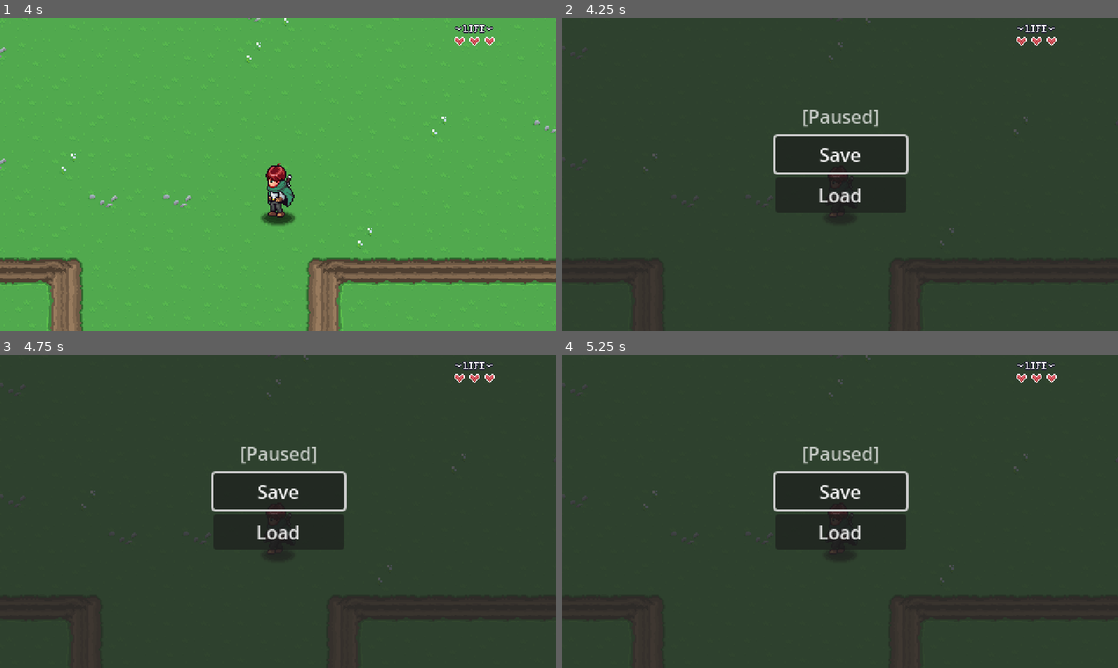
Above: before the commit, frames 1-4 (two rows, left to right).
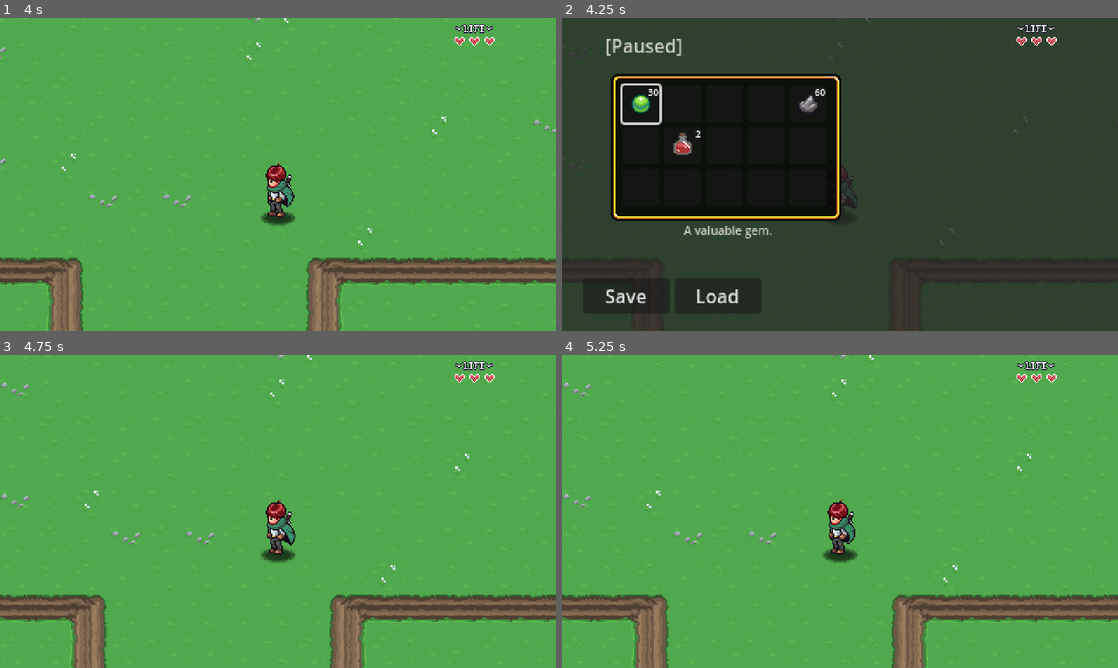
Above: after the commit, the same moments.

Repository: Tonkadora/ARPG
Game: Godot game, scene res://Levels/Area01/01.tscn
Same seed, same stepped clock (60 frames per second), same inputs: the game is played once before the commit and once after it.
Inputs (mouse positions are in pixels of both pictures, inside the frame that each line leads up to):
- Up to frame 1 (4 s): tap Enter at 0.5 s; hold Right (move_right) 0.53-1.28 s; hold Space (attack) 0.53-1.28 s; hold Down (move_down) 1.28-2.03 s; tap Space (attack) at 1.35, 2.85 s; hold Right (move_right) 2.03-2.78 s; hold Space (attack) 2.03-2.78 s; hold Up (move_up) 2.78-3.53 s; hold Left (move_left) from 3.53 s (still down); hold Space (attack) from 3.53 s (still down)
- Up to frame 2 (4.25 s): keep holding Left (move_left); keep holding Space (attack); tap Escape (pause) at 4.15 s
- Up to frame 3 (4.75 s): release Left (move_left) at 4.25 s; release Space (attack) at 4.25 s; click "Save" at 4.25 s
- Up to frame 4 (5.25 s): click (840, 530) at 5 s, where only the run before the commit has a clickable "Load"

Frame 1 is identical in both runs. In frame 2, 20% of the frame differs, in the area x 3-63%, y 6-95%; in frame 3, 100%; in frame 4, 100%, in the area x 0-100%, y 0-100%.

Commit message:
inventory system

Diff:
--- a/00_Globals/player_manager.gd
+++ b/00_Globals/player_manager.gd
@@ -15,6 +15,12 @@
 	add_child(player)
 
 
+func set_health(hp: int, max_hp: int) -> void:
+	player.max_hp = max_hp
+	player.hp = hp
+	player.update_hp(0)
+
+
 func set_player_position(new_position: Vector2) -> void:
 	player.global_position = new_position
 
--- /dev/null
+++ b/00_Globals/save_manager.gd
@@ -0,0 +1,64 @@
+extends Node
+
+signal game_loaded
+signal game_saved
+
+const SAVE_PATH = "user://"
+
+var current_save: Dictionary = {
+	scene_path = "",
+	player = {
+		hp = 1,
+		max_hp = 1,
+		pos_x = 0,
+		pos_y = 0
+	},
+	items = [],
+	persistance = [],
+	quests = []
+}
+
+
+func save_game() -> void:
+	update_player_data()
+	update_scene_path()
+	var file := FileAccess.open(SAVE_PATH + "save.sav", FileAccess.WRITE)
+	var save_json = JSON.stringify(current_save)
+	file.store_line(save_json)
+	game_saved.emit()
+
+
+func load_game() -> void:
+	var file:= FileAccess.open(SAVE_PATH + "save.sav", FileAccess.READ)
+	var json = JSON.new()
+	json.parse(file.get_line())
+
+	var save_dict := json.get_data() as Dictionary
+	current_save = save_dict
+
+	LevelManager.load_new_level(current_save.scene_path, "", Vector2.ZERO)
+
+	await LevelManager.level_load_started
+
+	PlayerManager.set_player_position(Vector2(current_save.player.pos_x,current_save.player.pos_y))
+	PlayerManager.set_health(current_save.player.max_hp, current_save.player.hp)
+
+	await  LevelManager.level_loaded
+
+	game_loaded.emit()
+
+
+func update_player_data() -> void:
+	var p: Player = PlayerManager.player
+	current_save.player.hp = p.hp
+	current_save.player.max_hp = p.max_hp
+	current_save.player.pos_x = p.global_position.x
+	current_save.player.pos_y = p.global_position.y
+
+
+func update_scene_path() -> void:
+	var p: String = ""
+	for c in get_tree().root.get_children():
+		if c is Level:
+			p = c.scene_file_path
+	current_save.scene_path = p
--- /dev/null
+++ b/GUI/PauseMenu/Inventory/Scripts/inventory.gd
@@ -0,0 +1,26 @@
+extends Control
+class_name InventoryUI
+
+const INVENTORY_SLOT = preload("res://GUI/PauseMenu/Inventory/inventory_slot.tscn")
+
+@export var data: InventoryData
+
+
+func _ready():
+	PauseMenu.shown.connect(update_inventory)
+	PauseMenu.hidden.connect(clear_inventory)
+	clear_inventory()
+
+
+func clear_inventory() -> void:
+	for c in get_children():
+		c.queue_free()
+
+
+func update_inventory() -> void:
+	for s in data.slots:
+		var new_slot = INVENTORY_SLOT.instantiate()
+		add_child(new_slot)
+		new_slot.set_slot_data(s)
+
+	get_child(0).grab_focus()
--- /dev/null
+++ b/GUI/PauseMenu/Inventory/Scripts/inventory_data.gd
@@ -0,0 +1,8 @@
+extends Resource
+class_name InventoryData
+
+@export var slots: Array[SlotData]
+
+
+func add_item() -> void:
+	pass
--- /dev/null
+++ b/GUI/PauseMenu/Inventory/Scripts/slot_data.gd
@@ -0,0 +1,5 @@
+extends Resource
+class_name SlotData
+
+@export var item_data: ItemData
+@export var quantity: int = 0
--- /dev/null
+++ b/GUI/PauseMenu/Inventory/inventory_slot.gd
@@ -0,0 +1,33 @@
+extends Button
+class_name InventorySlotUI
+
+var slot_data: SlotData: set = set_slot_data
+
+@onready var texture_rect: TextureRect = $TextureRect
+@onready var label:Label = $Label
+
+
+func _ready():
+	texture_rect.texture = null
+	label.text = ""
+
+
+func set_slot_data(value: SlotData) -> void:
+	slot_data = value
+	if slot_data == null:
+		return
+
+	texture_rect.texture = slot_data.item_data.texture
+	label.text = str(slot_data.quantity)
+
+
+func _on_focus_entered():
+	if slot_data == null:
+		return
+	if slot_data.item_data == null:
+		return
+	PauseMenu.update_item_description(slot_data.item_data.disctription)
+
+
+func _on_focus_exited():
+	PauseMenu.update_item_description("")
--- /dev/null
+++ b/GUI/PauseMenu/Inventory/inventory_slot.tscn
@@ -0,0 +1,36 @@
+[gd_scene load_steps=4 format=3 uid="uid://dat5cc8tvudbn"]
+
+[ext_resource type="Script" path="res://GUI/PauseMenu/Inventory/inventory_slot.gd" id="1_s4qgx"]
+[ext_resource type="Texture2D" uid="uid://bboulfueoy37e" path="res://Items/Sprites/items.png" id="1_xs8rg"]
+
+[sub_resource type="AtlasTexture" id="AtlasTexture_sjwbr"]
+atlas = ExtResource("1_xs8rg")
+region = Rect2(0, 0, 32, 32)
+
+[node name="InventorySlot" type="Button"]
+custom_minimum_size = Vector2(32, 32)
+offset_right = 32.0
+offset_bottom = 32.0
+text = "
+"
+script = ExtResource("1_s4qgx")
+
+[node name="TextureRect" type="TextureRect" parent="."]
+custom_minimum_size = Vector2(32, 32)
+layout_mode = 0
+offset_right = 32.0
+offset_bottom = 32.0
+texture = SubResource("AtlasTexture_sjwbr")
+stretch_mode = 3
+
+[node name="Label" type="Label" parent="."]
+layout_mode = 0
+offset_right = 32.0
+offset_bottom = 32.0
+theme_override_font_sizes/font_size = 8
+text = "99
+"
+horizontal_alignment = 2
+
+[connection signal="focus_entered" from="." to="." method="_on_focus_entered"]
+[connection signal="focus_exited" from="." to="." method="_on_focus_exited"]
--- /dev/null
+++ b/GUI/PauseMenu/Inventory/player_inventory_data.tres
@@ -0,0 +1,26 @@
+[gd_resource type="Resource" script_class="InventoryData" load_steps=9 format=3 uid="uid://cnyq7p36cnci5"]
+
+[ext_resource type="Script" path="res://GUI/PauseMenu/Inventory/Scripts/inventory_data.gd" id="1_163k4"]
+[ext_resource type="Script" path="res://GUI/PauseMenu/Inventory/Scripts/slot_data.gd" id="2_a8ggs"]
+[ext_resource type="Resource" uid="uid://c6sfhi61pjluq" path="res://Items/gem.tres" id="3_mw1sm"]
+[ext_resource type="Resource" uid="uid://b8ocsnyljfqxw" path="res://Items/stone.tres" id="4_b3n35"]
+[ext_resource type="Resource" uid="uid://b4kbmaaa7e7mx" path="res://Items/potion.tres" id="5_eiiqp"]
+
+[sub_resource type="Resource" id="Resource_idm7m"]
+script = ExtResource("2_a8ggs")
+item_data = ExtResource("3_mw1sm")
+quantity = 30
+
+[sub_resource type="Resource" id="Resource_aokkg"]
+script = ExtResource("2_a8ggs")
+item_data = ExtResource("4_b3n35")
+quantity = 60
+
+[sub_resource type="Resource" id="Resource_c00co"]
+script = ExtResource("2_a8ggs")
+item_data = ExtResource("5_eiiqp")
+quantity = 2
+
+[resource]
+script = ExtResource("1_163k4")
+slots = Array[ExtResource("2_a8ggs")]([SubResource("Resource_idm7m"), null, null, null, SubResource("Resource_aokkg"), null, SubResource("Resource_c00co"), null, null, null, null, null, null, null, null])
--- a/GUI/PauseMenu/pause_menu.gd
+++ b/GUI/PauseMenu/pause_menu.gd
@@ -1,10 +1,13 @@
 extends CanvasLayer
 
+signal shown
+signal hidden
 
 var is_paused: bool = false
 
-@onready var button_save: Button = $VBoxContainer/ButtonSave
-@onready var button_load: Button = $VBoxContainer/ButtonLoad
+@onready var button_save: Button = $Control/HBoxContainer/ButtonSave
+@onready var button_load: Button = $Control/HBoxContainer/ButtonLoad
+@onready var desctiption_label = $Control/DesctiptionLabel
 
 
 func _ready():
@@ -26,10 +29,34 @@
 	get_tree().paused = true
 	visible = true
 	is_paused = true
-	button_save.grab_focus()
+	shown.emit()
 
 
 func hide_paused_menu() -> void:
 	get_tree().paused = false
 	visible = false
 	is_paused = false
+	hidden.emit()
+
+
+func _on_button_save_pressed():
+	if is_paused == false:
+		return
+
+	SaveManager.save_game()
+	hide_paused_menu()
+
+
+func _on_button_load_pressed():
+	if is_paused == false:
+		return
+
+	SaveManager.load_game()
+
+	await LevelManager.level_load_started
+
+	hide_paused_menu()
+
+
+func update_item_description(new_text: String) -> void:
+	desctiption_label.text = new_text
--- a/GUI/PauseMenu/pause_menu.tscn
+++ b/GUI/PauseMenu/pause_menu.tscn
@@ -1,46 +1,153 @@
-[gd_scene load_steps=2 format=3 uid="uid://dekt2i2drmcjn"]
+[gd_scene load_steps=8 format=3 uid="uid://dekt2i2drmcjn"]
 
 [ext_resource type="Script" path="res://GUI/PauseMenu/pause_menu.gd" id="1_m3gkw"]
+[ext_resource type="Texture2D" uid="uid://bboulfueoy37e" path="res://Items/Sprites/items.png" id="2_juhyl"]
+[ext_resource type="PackedScene" uid="uid://dat5cc8tvudbn" path="res://GUI/PauseMenu/Inventory/inventory_slot.tscn" id="3_bice5"]
+[ext_resource type="Script" path="res://GUI/PauseMenu/Inventory/Scripts/inventory.gd" id="3_yghni"]
+[ext_resource type="Resource" uid="uid://cnyq7p36cnci5" path="res://GUI/PauseMenu/Inventory/player_inventory_data.tres" id="4_62txl"]
+
+[sub_resource type="AtlasTexture" id="AtlasTexture_nw78b"]
+atlas = ExtResource("2_juhyl")
+region = Rect2(96, 0, 32, 32)
+
+[sub_resource type="StyleBoxTexture" id="StyleBoxTexture_5e8ni"]
+content_margin_left = 10.0
+content_margin_top = 10.0
+content_margin_right = 10.0
+content_margin_bottom = 10.0
+texture = SubResource("AtlasTexture_nw78b")
+texture_margin_left = 14.0
+texture_margin_top = 14.0
+texture_margin_right = 14.0
+texture_margin_bottom = 14.0
 
 [node name="PauseMenu" type="CanvasLayer"]
 process_mode = 3
 script = ExtResource("1_m3gkw")
 
-[node name="ColorRect" type="ColorRect" parent="."]
+[node name="Control" type="Control" parent="."]
+layout_mode = 3
 anchors_preset = 15
 anchor_right = 1.0
 anchor_bottom = 1.0
 grow_horizontal = 2
 grow_vertical = 2
+
+[node name="ColorRect" type="ColorRect" parent="Control"]
+layout_mode = 1
+anchors_preset = 15
+anchor_right = 1.0
+anchor_bottom = 1.0
+grow_horizontal = 2
+grow_vertical = 2
+mouse_filter = 2
 color = Color(0.145868, 0.145868, 0.145868, 0.788235)
 
-[node name="VBoxContainer" type="VBoxContainer" parent="."]
+[node name="HBoxContainer" type="HBoxContainer" parent="Control"]
+layout_mode = 1
 anchors_preset = 8
 anchor_left = 0.5
 anchor_top = 0.5
 anchor_right = 0.5
 anchor_bottom = 0.5
-offset_left = -56.5
-offset_top = -33.0
-offset_right = 56.5
-offset_bottom = 33.0
+offset_left = -222.0
+offset_top = 89.0
+offset_right = -68.0
+offset_bottom = 120.0
 grow_horizontal = 2
 grow_vertical = 2
 
-[node name="ButtonSave" type="Button" parent="VBoxContainer"]
+[node name="ButtonSave" type="Button" parent="Control/HBoxContainer"]
+custom_minimum_size = Vector2(75, 0)
 layout_mode = 2
 text = "Save"
 
-[node name="ButtonLoad" type="Button" parent="VBoxContainer"]
+[node name="ButtonLoad" type="Button" parent="Control/HBoxContainer"]
+custom_minimum_size = Vector2(75, 0)
 layout_mode = 2
 text = "Load
 "
 
-[node name="Label" type="Label" parent="."]
+[node name="Label" type="Label" parent="Control"]
 modulate = Color(1, 1, 1, 0.733333)
-offset_left = 183.5
-offset_top = 72.5
-offset_right = 296.5
-offset_bottom = 95.5
+layout_mode = 0
+offset_left = 14.0
+offset_top = 12.0
+offset_right = 127.0
+offset_bottom = 35.0
 text = "[Paused]"
 horizontal_alignment = 1
+
+[node name="PanelContainer" type="PanelContainer" parent="Control"]
+layout_mode = 0
+offset_left = 42.0
+offset_top = 48.0
+offset_right = 241.0
+offset_bottom = 175.0
+theme_override_styles/panel = SubResource("StyleBoxTexture_5e8ni")
+
+[node name="GridContainer" type="GridContainer" parent="Control/PanelContainer"]
+layout_mode = 2
+columns = 5
+script = ExtResource("3_yghni")
+data = ExtResource("4_62txl")
+
+[node name="InventorySlot" parent="Control/PanelContainer/GridContainer" instance=ExtResource("3_bice5")]
+layout_mode = 2
+
+[node name="InventorySlot2" parent="Control/PanelContainer/GridContainer" instance=ExtResource("3_bice5")]
+layout_mode = 2
+
+[node name="InventorySlot3" parent="Control/PanelContainer/GridContainer" instance=ExtResource("3_bice5")]
+layout_mode = 2
+
+[node name="InventorySlot4" parent="Control/PanelContainer/GridContainer" instance=ExtResource("3_bice5")]
+layout_mode = 2
+
+[node name="InventorySlot5" parent="Control/PanelContainer/GridContainer" instance=ExtResource("3_bice5")]
+layout_mode = 2
+
+[node name="InventorySlot6" parent="Control/PanelContainer/GridContainer" instance=ExtResource("3_bice5")]
+layout_mode = 2
+
+[node name="InventorySlot7" parent="Control/PanelContainer/GridContainer" instance=ExtResource("3_bice5")]
+layout_mode = 2
+
+[node name="InventorySlot8" parent="Control/PanelContainer/GridContainer" instance=ExtResource("3_bice5")]
+layout_mode = 2
+
+[node name="InventorySlot9" parent="Control/PanelContainer/GridContainer" instance=ExtResource("3_bice5")]
+layout_mode = 2
+
+[node name="InventorySlot10" parent="Control/PanelContainer/GridContainer" instance=ExtResource("3_bice5")]
+layout_mode = 2
+
+[node name="InventorySlot11" parent="Control/PanelContainer/GridContainer" instance=ExtResource("3_bice5")]
+layout_mode = 2
+
+[node name="InventorySlot12" parent="Control/PanelContainer/GridContainer" instance=ExtResource("3_bice5")]
+layout_mode = 2
+
+[node name="InventorySlot13" parent="Control/PanelContainer/GridContainer" instance=ExtResource("3_bice5")]
+layout_mode = 2
+
+[node name="InventorySlot14" parent="Control/PanelContainer/GridContainer" instance=ExtResource("3_bice5")]
+layout_mode = 2
+
+[node name="InventorySlot15" parent="Control/PanelContainer/GridContainer" instance=ExtResource("3_bice5")]
+layout_mode = 2
+
+[node name="DesctiptionLabel" type="Label" parent="Control"]
+modulate = Color(1, 1, 1, 0.733333)
+layout_mode = 0
+offset_left = 52.0
+offset_top = 176.0
+offset_right = 235.0
+offset_bottom = 224.0
+theme_override_font_sizes/font_size = 10
+text = "A red drink that restores your health. lkjadlkajsdflakjsdflkajsdjlaksdfj.l lakjsdfl alsdj"
+horizontal_alignment = 1
+autowrap_mode = 2
+
+[connection signal="pressed" from="Control/HBoxContainer/ButtonSave" to="." method="_on_button_save_pressed"]
+[connection signal="pressed" from="Control/HBoxContainer/ButtonLoad" to="." method="_on_button_load_pressed"]
--- a/GUI/PlayerHud/player_hud.tscn
+++ b/GUI/PlayerHud/player_hud.tscn
@@ -15,6 +15,7 @@
 anchor_bottom = 1.0
 grow_horizontal = 2
 grow_vertical = 2
+mouse_filter = 2
 
 [node name="Sprite2D" type="Sprite2D" parent="Control"]
 position = Vector2(409, 9)
--- a/GUI/SceneTransition/scene_transition.tscn
+++ b/GUI/SceneTransition/scene_transition.tscn
@@ -1,6 +1,21 @@
 [gd_scene load_steps=7 format=3 uid="uid://ba6ak8xxe20cy"]
 
 [ext_resource type="Script" path="res://GUI/SceneTransition/scene_transition.gd" id="1_d2gqb"]
+
+[sub_resource type="Animation" id="Animation_orc6e"]
+length = 0.001
+tracks/0/type = "value"
+tracks/0/imported = false
+tracks/0/enabled = true
+tracks/0/path = NodePath("Control/ColorRect:color")
+tracks/0/interp = 1
+tracks/0/loop_wrap = true
+tracks/0/keys = {
+"times": PackedFloat32Array(0),
+"transitions": PackedFloat32Array(1),
+"update": 0,
+"values": [Color(0, 0, 0, 1)]
+}
 
 [sub_resource type="Animation" id="Animation_rbhui"]
 resource_name = "default"
@@ -15,21 +30,6 @@
 "transitions": PackedFloat32Array(1),
 "update": 0,
 "values": [Color(0, 0, 0, 0)]
-}
-
-[sub_resource type="Animation" id="Animation_orc6e"]
-length = 0.001
-tracks/0/type = "value"
-tracks/0/imported = false
-tracks/0/enabled = true
-tracks/0/path = NodePath("Control/ColorRect:color")
-tracks/0/interp = 1
-tracks/0/loop_wrap = true
-tracks/0/keys = {
-"times": PackedFloat32Array(0),
-"transitions": PackedFloat32Array(1),
-"update": 0,
-"values": [Color(0, 0, 0, 1)]
 }
 
 [sub_resource type="Animation" id="Animation_d8hh3"]
--- /dev/null
+++ b/Items/Scripts/item_data.gd
@@ -0,0 +1,6 @@
+extends Resource
+class_name ItemData
+
+@export var name: String = ""
+@export_multiline var disctription: String = ""
+@export var texture: Texture2D
--- /dev/null
+++ b/Items/gem.tres
@@ -0,0 +1,14 @@
+[gd_resource type="Resource" script_class="ItemData" load_steps=4 format=3 uid="uid://c6sfhi61pjluq"]
+
+[ext_resource type="Script" path="res://Items/Scripts/item_data.gd" id="1_0183r"]
+[ext_resource type="Texture2D" uid="uid://bboulfueoy37e" path="res://Items/Sprites/items.png" id="2_cmcqr"]
+
+[sub_resource type="AtlasTexture" id="AtlasTexture_0t3a5"]
+atlas = ExtResource("2_cmcqr")
+region = Rect2(0, 0, 32, 32)
+
+[resource]
+script = ExtResource("1_0183r")
+name = "Gem"
+disctription = "A valuable gem."
+texture = SubResource("AtlasTexture_0t3a5")
--- /dev/null
+++ b/Items/potion.tres
@@ -0,0 +1,14 @@
+[gd_resource type="Resource" script_class="ItemData" load_steps=4 format=3 uid="uid://b4kbmaaa7e7mx"]
+
+[ext_resource type="Script" path="res://Items/Scripts/item_data.gd" id="1_p5kms"]
+[ext_resource type="Texture2D" uid="uid://bboulfueoy37e" path="res://Items/Sprites/items.png" id="2_2m7s5"]
+
+[sub_resource type="AtlasTexture" id="AtlasTexture_dyj1i"]
+atlas = ExtResource("2_2m7s5")
+region = Rect2(32, 0, 32, 32)
+
+[resource]
+script = ExtResource("1_p5kms")
+name = "Potion"
+disctription = "A red drink that restores your health. "
+texture = SubResource("AtlasTexture_dyj1i")
--- /dev/null
+++ b/Items/stone.tres
@@ -0,0 +1,14 @@
+[gd_resource type="Resource" script_class="ItemData" load_steps=4 format=3 uid="uid://b8ocsnyljfqxw"]
+
+[ext_resource type="Script" path="res://Items/Scripts/item_data.gd" id="1_fpglo"]
+[ext_resource type="Texture2D" uid="uid://bboulfueoy37e" path="res://Items/Sprites/items.png" id="2_n88o4"]
+
+[sub_resource type="AtlasTexture" id="AtlasTexture_kgl7w"]
+atlas = ExtResource("2_n88o4")
+region = Rect2(64, 0, 32, 32)
+
+[resource]
+script = ExtResource("1_fpglo")
+name = "Stone"
+disctription = "Who doesn't love collecting rocks. "
+texture = SubResource("AtlasTexture_kgl7w")
--- a/project.godot
+++ b/project.godot
@@ -20,6 +20,7 @@
 LevelManager="*res://00_Globals/level_manager.gd"
 PlayerManager="*res://00_Globals/player_manager.gd"
 SceneTransition="*res://GUI/SceneTransition/scene_transition.tscn"
+SaveManager="*res://00_Globals/save_manager.gd"
 PauseMenu="*res://GUI/PauseMenu/pause_menu.tscn"
 
 [display]
Renamed: Downloads/items.png -> Items/Sprites/items.png
Not shown, changed: Items/Sprites/items.png.import
